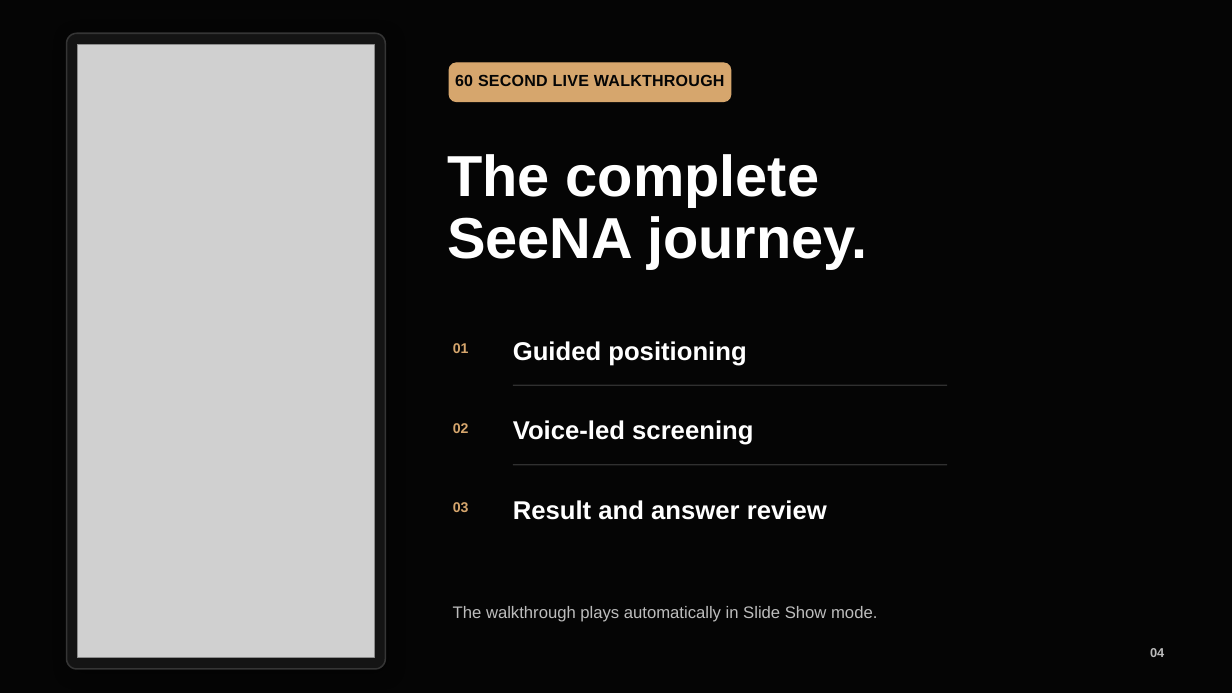
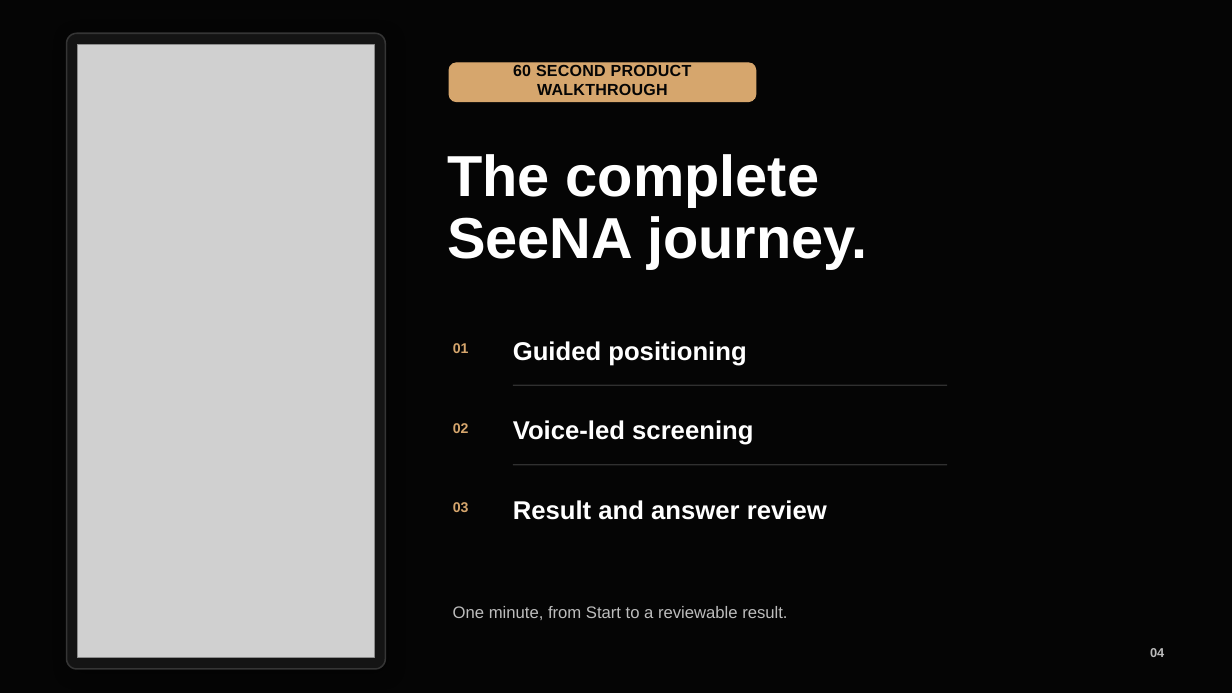
Before and after one commit to surtecha/SeeNA, a slide deck: slide 4 of PitchDeck/SeeNA-Syncs-Hackathon-2026-Pitch.pptx. Drawn at 1232x693 pixels with LibreOffice and Linux fonts; fonts in the diff are those of the drawing; grey boxes stand for pictures. Boxes give left, top, right and bottom in pixels: in the first picture for what was removed or moved away, otherwise in the second. Text is boxed around its words. In the diff, an @@ line names an element or a change of style, - is before the commit and + after.

Commit message:
docs: polish pitch deck and add three-minute script

```diff
--- a/PitchDeck/SeeNA-Syncs-Hackathon-2026-Pitch.pptx
+++ b/PitchDeck/SeeNA-Syncs-Hackathon-2026-Pitch.pptx
@@ rounded rectangle: place and size @@
-rounded rectangle at box(449, 63, 731, 102)
+rounded rectangle at box(449, 63, 756, 102)
@@ text at box(513, 65, 692, 95): text changed @@
-60 SECOND LIVE WALKTHROUGH
+60 SECOND PRODUCT WALKTHROUGH
@@ text at box(453, 606, 787, 620): text changed @@
-The walkthrough plays automatically in Slide Show mode.
+One minute, from Start to a reviewable result.
```
Also in this commit, not shown: 2 slides added, 2 slides removed, 3 other files.
